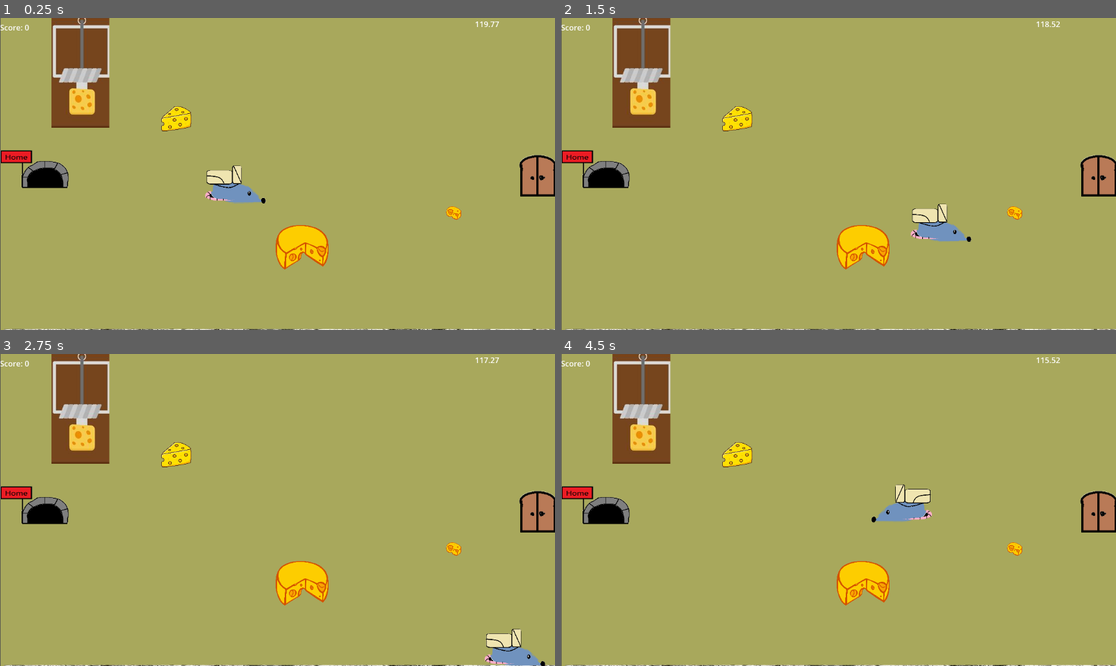
Above: before the commit, frames 1-4 (two rows, left to right).
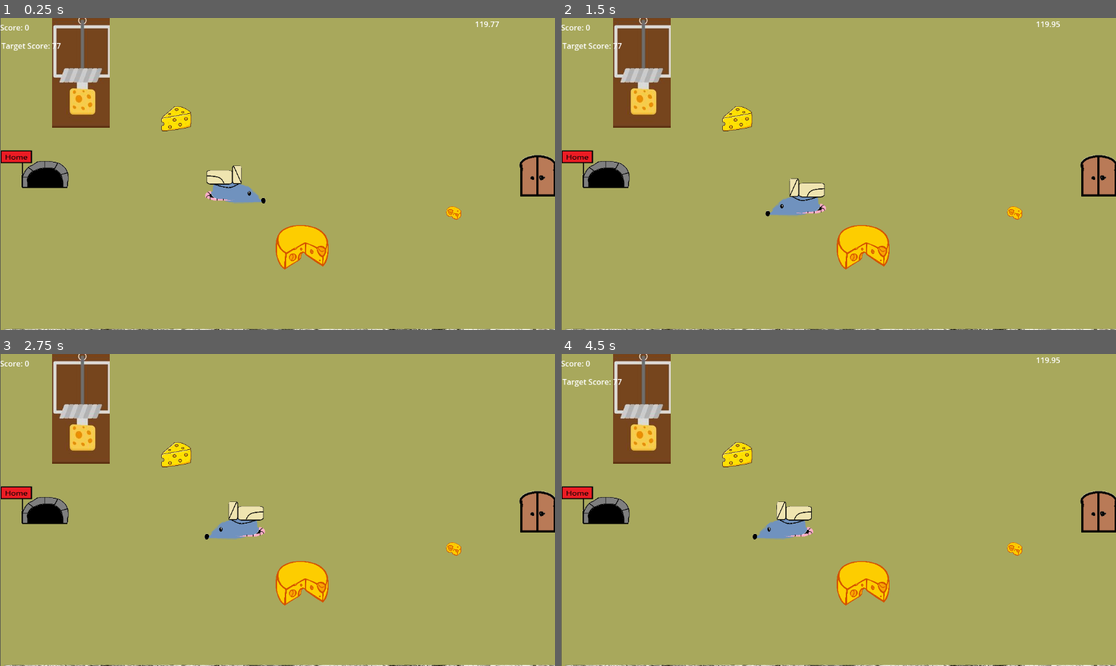
Above: after the commit, the same moments.

Repository: Airon-Tree/MouseGame
Game: Godot game, scene res://Object/main.tscn
The game is run twice, just before and just after one commit, with the same random seed, the same clock (stepped at 60 frames per second) and the same inputs.
Inputs:
- Up to frame 1 (0.25 s): no input
- Up to frame 2 (1.5 s): hold Right (move_right) 0.53-1.28 s; hold Q 0.53-1.28 s; tap R (win) at 0.6 s; hold Down (move_down) from 1.28 s (still down); tap Q at 1.35 s
- Up to frame 3 (2.75 s): tap R (win) at 1.55 s; release Down (move_down) at 2.03 s; hold Right (move_right) from 2.03 s (still down); hold Q from 2.03 s (still down); tap E (interact) at 2.1 s
- Up to frame 4 (4.5 s): release Right (move_right) at 2.78 s; release Q at 2.78 s; hold Up (move_up) 2.78-3.53 s; tap F (pickup) at 2.85 s; tap R (win) at 3.05, 3.6 s; hold Q 3.53-4.28 s; hold Left (move_left) from 3.53 s (still down); tap Q at 4.35 s

The runs differ from the first frame. In frame 1, 0.4% of the frame differs, in the area x 0-20%, y 0-36%; in frame 2, 2.0%; in frame 3, 1.9%; in frame 4, 2.0%, in the area x 0-90%, y 0-60%.

Commit message:
Lose UI and Button Reset
Added Lose UI to flag death and Q for resetting game

Diff:
--- a/Object/main.gd
+++ b/Object/main.gd
@@ -61,7 +61,12 @@
 
 	if timer.time_left <= 30.0 and not txtcolorchange:
 		_change_label_color(Color.RED)
+	if Input.is_key_pressed(KEY_Q):
+		_restart_game()
 
+
+func _restart_game() -> void:
+	get_tree().reload_current_scene()
 
 func _switch_music():
 	timerunningout = true
@@ -79,6 +84,17 @@
 	txtcolorchange = true
 	$TimerLabel.add_theme_color_override("font_color", color)
 
+
+func _show_lose_ui(final_score: int) -> void:
+	var lose_ui := get_tree().get_first_node_in_group("lose_ui")
+	if not lose_ui:
+		lose_ui = get_tree().root.find_child("LoseUI", true, false)
+	if lose_ui and lose_ui.has_method("show_lose"):
+		lose_ui.call("show_lose", final_score)
+	else:
+		print("[Game] LoseUI not found or show_lose() missing.")
+
 func _on_timer_timeout() -> void:
 	if(score < target_score):
 		print("Game Over")
+		_show_lose_ui(score)
--- a/Object/main.tscn
+++ b/Object/main.tscn
@@ -14,6 +14,7 @@
 [ext_resource type="AudioStream" uid="uid://6u2txn7ieort" path="res://Music/time_for_adventure.mp3" id="12_ch6hu"]
 [ext_resource type="AudioStream" uid="uid://bsh2b54vf61cy" path="res://Music/Sketchbook 2024-08-07.ogg" id="13_jspdd"]
 [ext_resource type="PackedScene" path="res://Object/door.tscn" id="14_efayg"]
+[ext_resource type="Script" uid="uid://ds47takrpi4bx" path="res://Scenes/lose_ui.gd" id="14_o7mgb"]
 
 [node name="Main" type="Node2D"]
 script = ExtResource("1_desed")
@@ -41,7 +42,7 @@
 position = Vector2(88, 314)
 
 [node name="Mousetrap" parent="." instance=ExtResource("8_3y6f8")]
-position = Vector2(167, 113)
+position = Vector2(168, 113)
 
 [node name="MainTheme" type="AudioStreamPlayer2D" parent="."]
 stream = ExtResource("12_ch6hu")
@@ -64,13 +65,17 @@
 [node name="ScoreUI" parent="." instance=ExtResource("8_2itwi")]
 
 [node name="ScoreLabel" type="Label" parent="."]
-visible = false
 offset_left = 3.0
 offset_top = 46.0
 offset_right = 43.0
 offset_bottom = 69.0
 
 [node name="WinUI" parent="." instance=ExtResource("10_84tgt")]
+
+[node name="LoseUI" parent="." groups=["lose_ui"] instance=ExtResource("10_84tgt")]
+script = ExtResource("14_o7mgb")
+
+[node name="WinUI3" parent="." instance=ExtResource("10_84tgt")]
 
 [node name="Timer" type="Timer" parent="."]
 wait_time = 120.0
@@ -82,4 +87,5 @@
 offset_bottom = 75.0
 script = ExtResource("7_xkpur")
 
+[connection signal="visibility_changed" from="LoseUI" to="Mousetrap" method="_on_lose_ui_visibility_changed"]
 [connection signal="timeout" from="Timer" to="." method="_on_timer_timeout"]
--- a/Object/mousetrap.gd
+++ b/Object/mousetrap.gd
@@ -4,8 +4,15 @@
 	# Connect once when ready
 	connect("body_entered", Callable(self, "_on_body_entered"))
 
+
+
 func _on_body_entered(body: Node) -> void:
 	if body.is_in_group("player"):
+		var lose_ui := get_tree().get_first_node_in_group("lose_ui")
+		if not lose_ui:
+			lose_ui = get_tree().root.find_child("LoseUI", true, false)
+		if lose_ui and lose_ui.has_method("show_lose"):
+			lose_ui.call("show_lose", 0)
 		print("ded")
 		if body.has_method("die"):
 			body.die()
--- /dev/null
+++ b/Scenes/lose_ui.gd
@@ -0,0 +1,8 @@
+extends CanvasLayer
+
+@onready var lose_label: Label = $CenterContainer/WinLabel
+
+func show_lose(final_score: int) -> void:
+	visible = true
+	if lose_label:
+		lose_label.text = "You Lose!\nScore: %d \nPress Q to Restart!" % final_score
--- a/Script/hole.gd
+++ b/Script/hole.gd
@@ -108,6 +108,15 @@
 
 	get_tree().current_scene.call("stop_bgm")
 
+func _show_lose_ui(final_score: int) -> void:
+	var lose_ui := get_tree().get_first_node_in_group("lose_ui")
+	if not lose_ui:
+		lose_ui = get_tree().root.find_child("LoseUI", true, false)
+	if lose_ui and lose_ui.has_method("show_lose"):
+		lose_ui.call("show_lose", final_score)
+	else:
+		print("[Game] LoseUI not found or show_lose() missing.")
+
 func _has_player_ancestor(n: Node) -> bool:
 	var cur := n.get_parent()
 	while cur:
--- a/Script/win_ui.gd
+++ b/Script/win_ui.gd
@@ -6,6 +6,6 @@
 func show_win(final_score: int) -> void:
 	visible = true
 	if win_label:
-		win_label.text = "You Win!\nScore: %d" % final_score
+		win_label.text = "You Win!\nScore: %d \nPress Q to Restart!" % final_score
 	if win_music and win_music.stream:
 		win_music.play()
--- a/project.godot
+++ b/project.godot
@@ -24,6 +24,7 @@
 hud=""
 mouse=""
 cheese=""
+lose_ui=""
 
 [input]
 
@@ -62,6 +63,11 @@
 "events": [Object(InputEventKey,"resource_local_to_scene":false,"resource_name":"","device":-1,"window_id":0,"alt_press …(192 unchanged characters)…
 ]
 }
+restart={
+"deadzone": 0.2,
+"events": [Object(InputEventKey,"resource_local_to_scene":false,"resource_name":"","device":-1,"window_id":0,"alt_pressed":false,"shift_pressed":false,"ctrl_pressed":false,"meta_pressed":false,"pressed":false,"keycode":0,"physical_keycode":81,"key_label":0,"unicode":113,"location":0,"echo":false,"script":null)
+]
+}
 
 [rendering]
 
Not shown: 1 places in Object/main.tscn that only renumber resources
Not shown, added: Scenes/lose_ui.gd.uid
